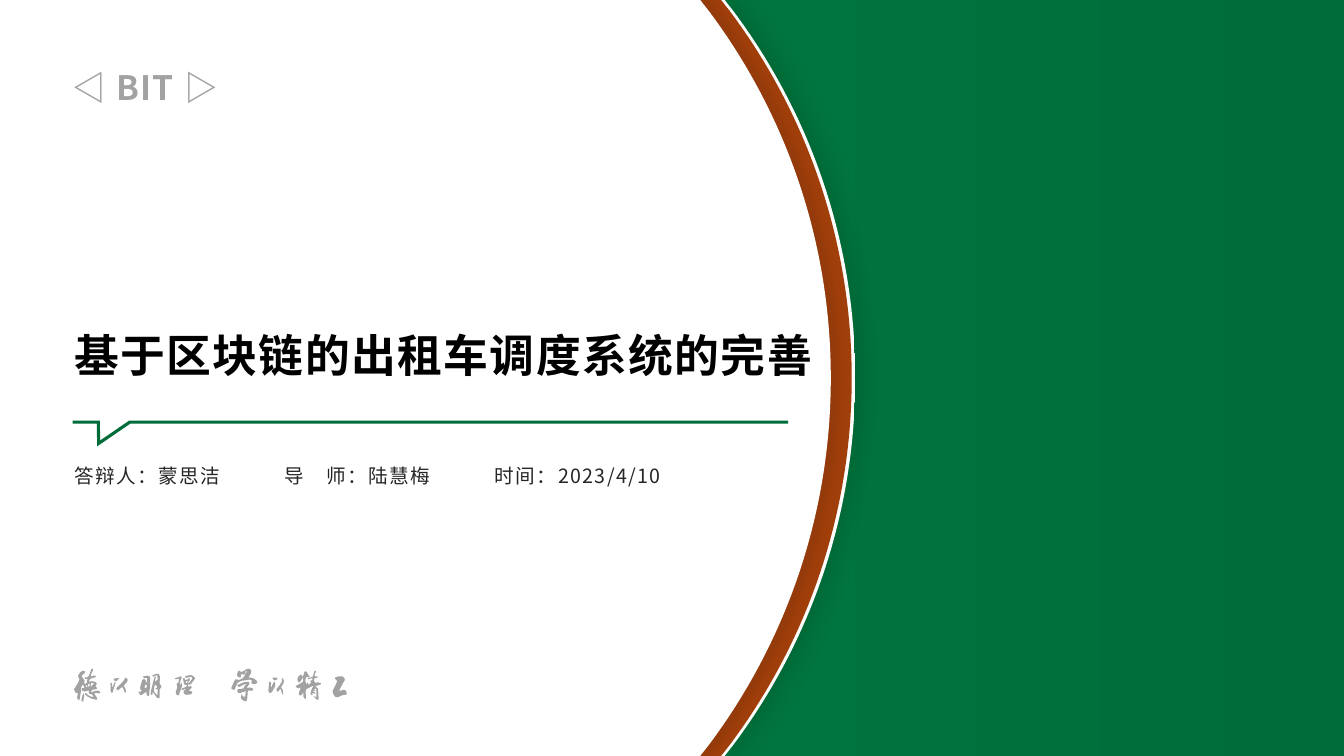
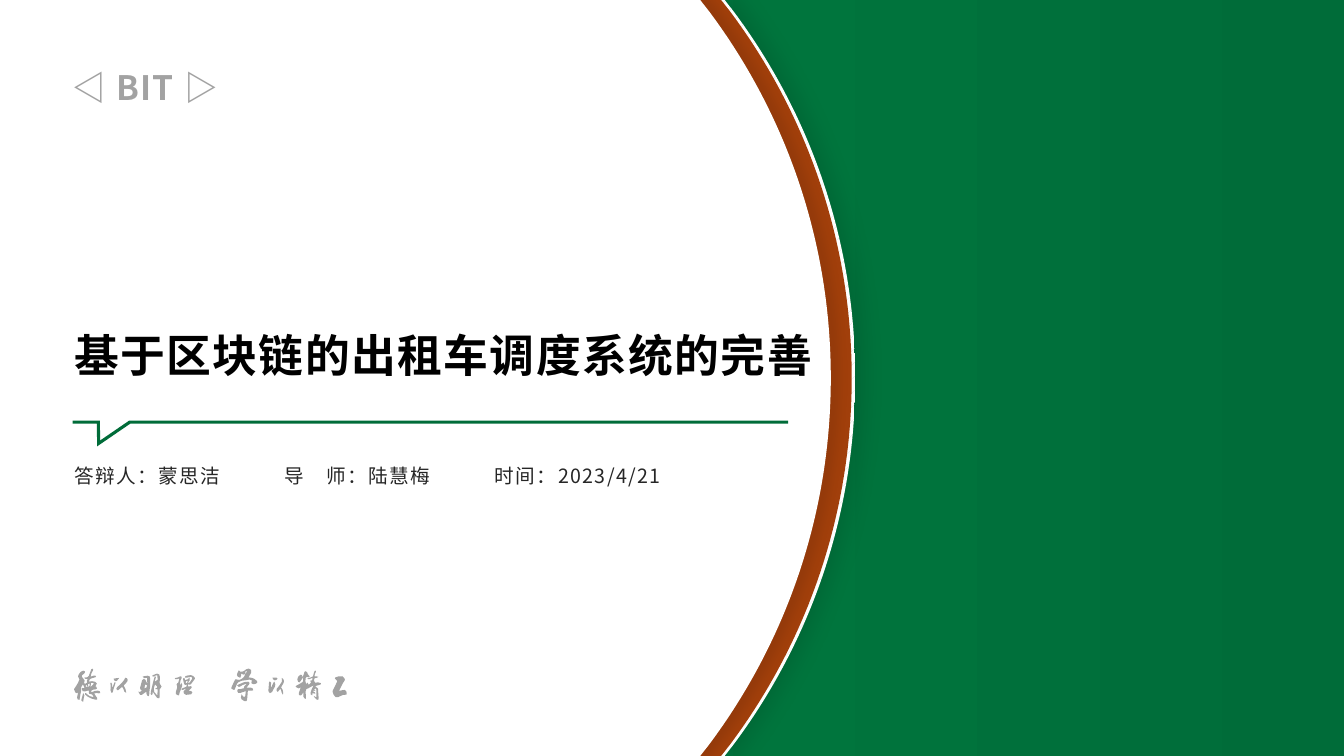
Before and after one commit to LancerEnk/GraduationDesign, a slide deck: slide 1 of doc/中期/中期_msj.pptx. Drawn at 1344x756 pixels with LibreOffice and Linux fonts; fonts in the diff are those of the drawing; background and template pictures are left out. Boxes give left, top, right and bottom in pixels: in the first picture for what was removed or moved away, otherwise in the second. Text is boxed around its words. In the diff, an @@ line names an element or a change of style, - is before the commit and + after.

```diff
--- a/doc/中期/中期_msj.pptx
+++ b/doc/中期/中期_msj.pptx
@@ text at <box>74,466,661,487</box>: text changed @@
-答辩人：蒙思洁 导 师：陆慧梅 时间：2023/4/10
+答辩人：蒙思洁 导 师：陆慧梅 时间：2023/4/21
```
Also in this commit, not shown: 5 other slides changed, 1 other file.
